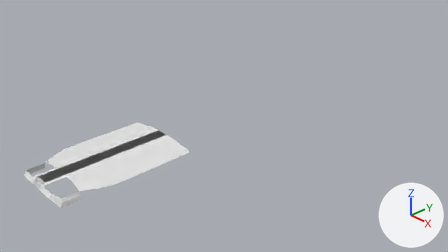
Renders of the Blender file BluePrintSources/bell205uh1.blend from each side of a commit.
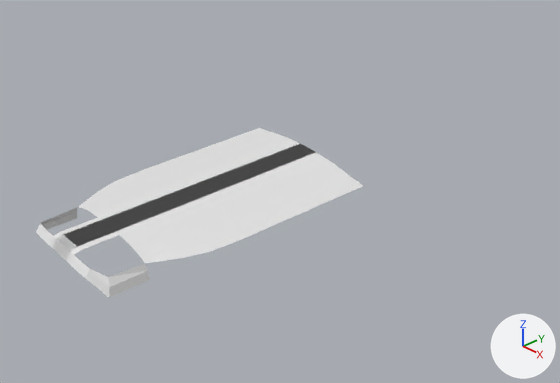
Each version appears first from the file's camera 'Camera', and next in a close-up on the part from 1% to 65% of the width and 23% to 100% of the height. Arrows for +X, +Y and +Z are at lower right; the lights stay in place.

The first close-up shows 'fuselage'.
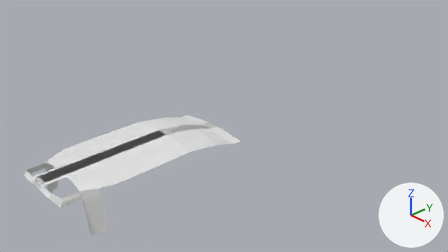
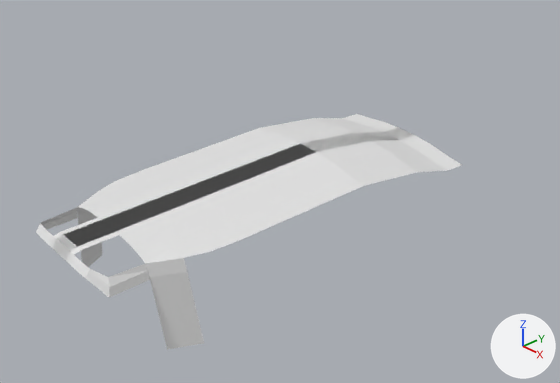
The change, as a list of edits to the scene's bpy script:
```text
Change me_plane:
    used by ob_fuselage; parent = ob_bell205uh1; location = (-1.17, -8.298, -2.367); scale = (0.139, 0.419, 1.0)
    verts and faces of me_plane; kept vertices keep their numbers, new ones are numbered from 67
    before: 8 (4.74, -1.0, -0.09) at pixel (145, 263), 19 (5.84, -0.31, -0.09) at pixel (183, 257)
    remove me_plane.from_pydata(...)  # 67 vertices, 46 faces; spans x -1.0..6.55, y -2.15..4.42, z -0.23..0.0
    add me_plane.from_pydata(...)  # 92 vertices, 66 faces; spans x -1.0..7.13, y -2.15..7.77, z -0.93..0.0
    me_plane part 1
    add verts[88] = (5.03, -1.0, -0.21)  # pixel (149, 277)
    add verts[89] = (6.13, -0.31, -0.21)  # pixel (187, 271)
    add verts[90] = (6.03, -1.0, -0.93)  # pixel (167, 349)
    add verts[91] = (7.13, -0.31, -0.93)  # pixel (204, 343)
    add faces += [(8, 88, 89, 19), (88, 90, 91, 89)]
    me_plane part 2
    14 vertices are added at x -1.0..6.55, y 7.21..7.77, z -0.37..-0.26
    7 new vertices lie (0.0, 1.75, -0.12) away from vertices in x -1.0..6.55, y 4.42, z -0.09..0.0
    18 new faces join them
```

Where the change shows, as pixel boxes (x1, y1, x2, y2) in the close-ups (560 x 383 px):
'fuselage', reshaped (30% wider, 39% taller): before (36, 128, 363, 298); after (36, 114, 462, 350)
part 1 of me_plane, added: after (77, 207, 204, 350)
part 2 of me_plane, added: after (261, 114, 462, 186)
